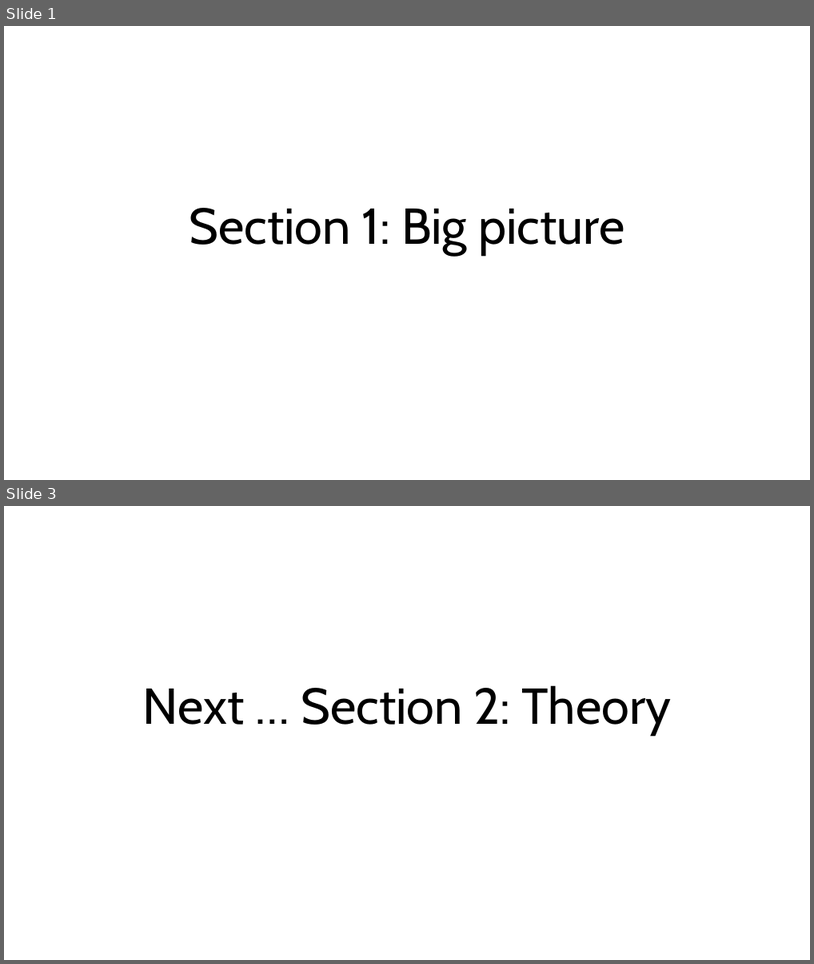
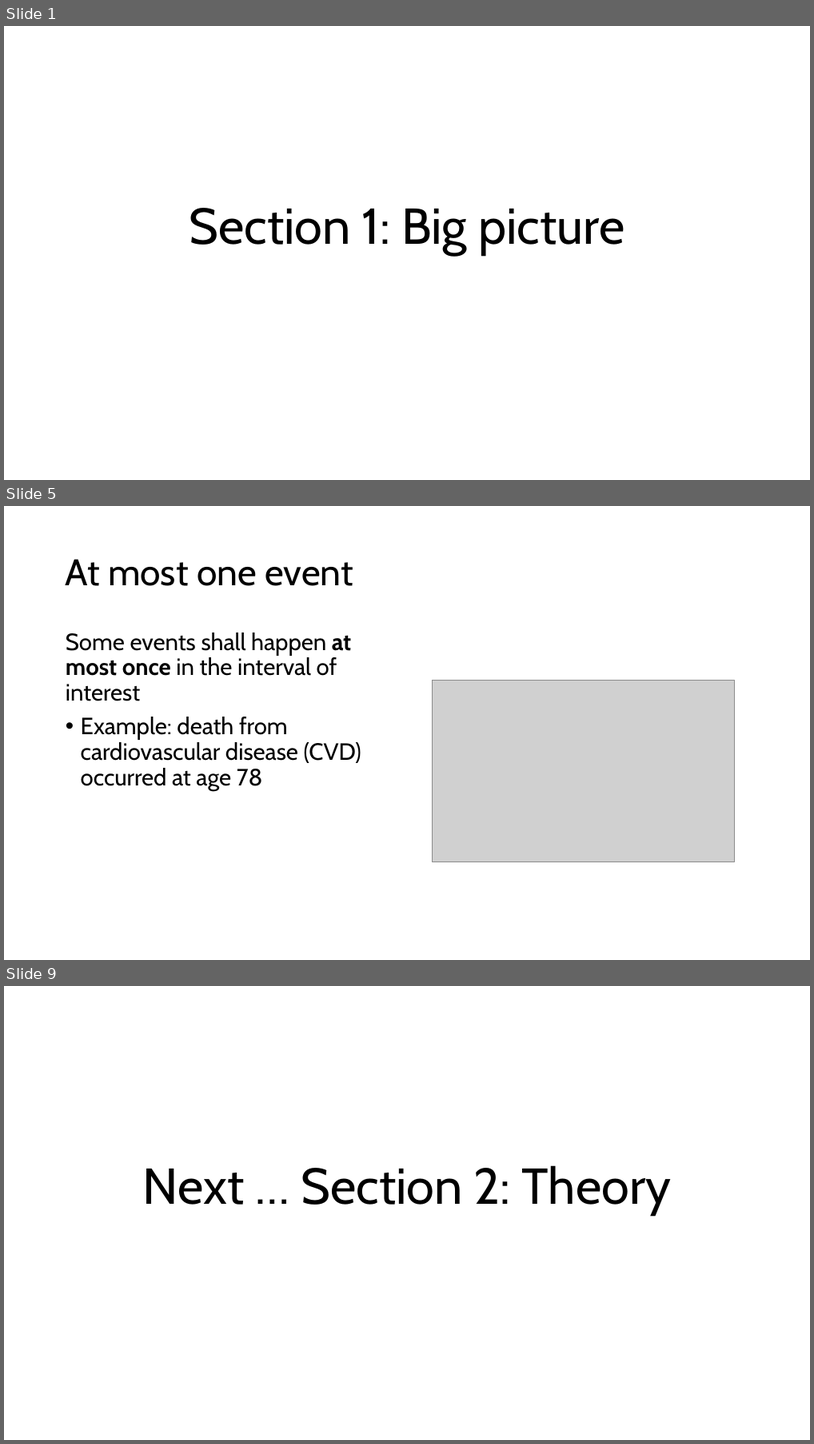
Before and after one commit to ttrikalin/des-R-course, a slide deck: materials/01_DES.pptx. Shown one above the other, each under a label of ours: slides 1 and 3 before the commit, slides 1, 5 and 9 after it; the slides between them are not shown. The pictures are 814x964 and 814x1444 pixels, drawn with LibreOffice and Linux fonts; fonts in the diff are those of the drawing; grey boxes stand for pictures. Boxes give left, top, right and bottom in pixels: in the first picture for what was removed or moved away, otherwise in the second. Text is boxed around its words. In the diff, an @@ line names an element or a change of style, - is before the commit and + after.

```diff
--- a/materials/01_DES.pptx
+++ b/materials/01_DES.pptx
@@ slide 5 added at [4,506,810,960], background #FFFFFF @@
@@ title added at [66,559,353,586], 44 pt, text #000000 @@
+At most one event
@@ text added at [66,632,362,791], 28 pt, text #000000 @@
+Some events shall happen at most once in the interval of interest
+• Example: death from cardiovascular disease (CVD) occurred at age 78
@@ picture added at [432,680,734,862] @@
@@ what was slide 3 is now slide 9 @@
```
Also in this commit, not shown: 1 slide changed, 5 other slides added, 8 other files.
